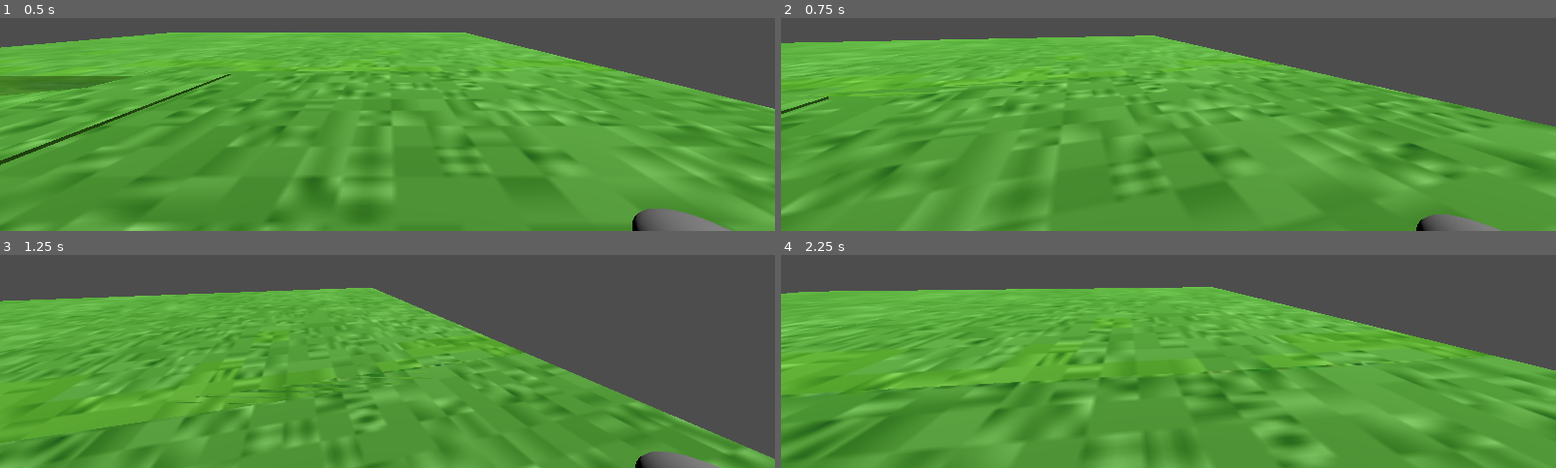
Above: before the commit, frames 1-4 (two rows, left to right).
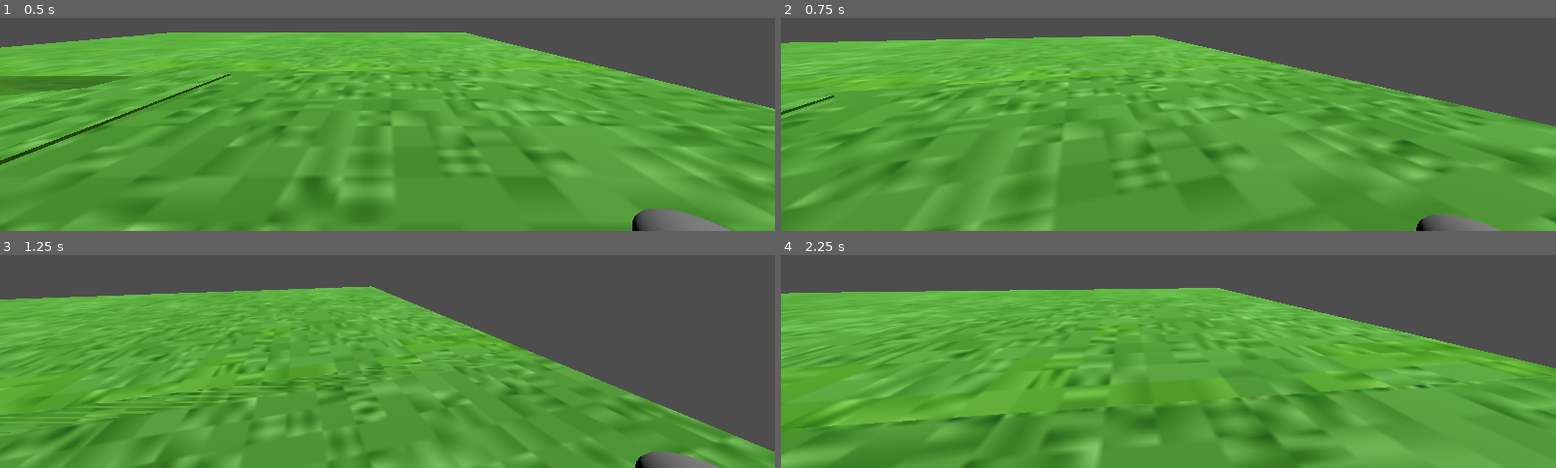
Above: after the commit, the same moments.

Repository: arrowira/DarkFantasyRPG
Game: Godot game, scene res://Scenes/Main.tscn
The game is run twice, just before and just after one commit, with the same random seed, the same clock (stepped at 60 frames per second) and the same inputs.
Inputs (mouse positions are in pixels of both pictures, inside the frame that each line leads up to):
- Up to frame 1 (0.5 s): no input
- Up to frame 2 (0.75 s): move the mouse to (outside the picture) at 0.52 s; hold W (Forward) from 0.53 s (still down); hold Shift (Sprint) from 0.53 s (still down)
- Up to frame 3 (1.25 s): keep holding W (Forward); keep holding Shift (Sprint); tap Space (Jump) at 0.77 s; tap C (Crouch, bound only after the commit) at 0.8 s
- Up to frame 4 (2.25 s): keep holding W (Forward); move the mouse to (outside the picture) at 1.27 s; release Shift (Sprint) at 1.28 s; tap C (Crouch, bound only after the commit) at 1.35 s; tap Space (Jump) at 1.52 s; tap Shift (Sprint) at 1.55 s; move the mouse to (outside the picture) at 2.02 s; hold Shift (Sprint) from 2.03 s (still down)

Frame 1 is identical in both runs. In frame 2, 1.7% of the frame differs, in the area x 0-100%, y 8-100%; in frame 3, 8.5%; in frame 4, 16%, in the area x 0-100%, y 15-100%.

Commit message:
Crouching and Sprint Fix

Diff:
--- a/dark-fantasy-rpg/Scripts/PlayerMovement.gd
+++ b/dark-fantasy-rpg/Scripts/PlayerMovement.gd
@@ -1,6 +1,6 @@
 extends CharacterBody3D
 
-var PlayerSpeed = 0.5
+var PlayerSpeed = 0.8
 
 var Jump = false
 var JumpVelocity = 2
@@ -15,23 +15,34 @@
 
 var MouseSense = 0.005
 var CamPitch = 0
+var DefCameraHeight = 0
+
+var Crouched = false
+var CrouchedFallMod = 1.5
+var CrouchedSpeedMod = 0.5
+
 @onready var Camera = $Camera3D
+
+#Player moves slow when crouced, when crouched in the air the player doesnt move at all but fall faster
+#When sprinting the player moves faster on ground but not in the air. The player cannot spring while crouched
 
 func _ready() -> void:
 	Input.set_mouse_mode(Input.MOUSE_MODE_CAPTURED)
 	Gravity = ProjectSettings.get_setting("physics/3d/default_gravity")
+	#Should be the Cameras local poisiton
+	DefCameraHeight = Camera.position.y
 
 func _physics_process(delta: float) -> void:
 	var InputDir = Input.get_vector("Left","Right", "Forward", "Backward")
 	var Dir = (transform.basis * Vector3(InputDir.x, 0, InputDir.y)).normalized()
 	if(Grounded == true):
-		velocity+=Dir*(PlayerSpeed * SprintMod)
-	else:
+		velocity+=Dir*(PlayerSpeed * Sprint * CrouchedSpeedMod)
+	elif Crouched != true:
 		velocity+=Dir*(PlayerSpeed*JumpSlowMod)
 	velocity.x*=Friction
 	velocity.z*=Friction
 
-	if(Input.is_action_pressed("Sprint") && Grounded == true):
+	if(Input.is_action_pressed("Sprint") && Grounded == true && Crouched == false):
 		Sprint = SprintMod
 	else:
 		Sprint = 1
@@ -40,9 +51,19 @@
 		velocity.y+=JumpVelocity
 		Jump = false
 
+	if(Input.is_action_pressed("Crouch")):
+		Crouched = true
+		Camera.position.y = DefCameraHeight-1
+	else:
+		Crouched = false
+		Camera.position.y = DefCameraHeight
+
 	#Make a custom function later, will detect if on top of enemies or something else as is on floor as well
 	if(!is_on_floor()):
-		velocity.y-=(Gravity*0.01)
+		if(Crouched == false):
+			velocity.y-=(Gravity*0.01)
+		else:
+			velocity.y-=(Gravity*0.01)*CrouchedFallMod
 		Jump = false
 		Grounded = false
 	else:
--- a/dark-fantasy-rpg/project.godot
+++ b/dark-fantasy-rpg/project.godot
@@ -47,3 +47,8 @@
 "events": [Object(InputEventKey,"resource_local_to_scene":false,"resource_name":"","device":-1,"window_id":0,"alt_press …(195 unchanged characters)…
 ]
 }
+Crouch={
+"deadzone": 0.2,
+"events": [Object(InputEventKey,"resource_local_to_scene":false,"resource_name":"","device":-1,"window_id":0,"alt_pressed":false,"shift_pressed":false,"ctrl_pressed":false,"meta_pressed":false,"pressed":false,"keycode":0,"physical_keycode":67,"key_label":0,"unicode":99,"location":0,"echo":false,"script":null)
+]
+}
